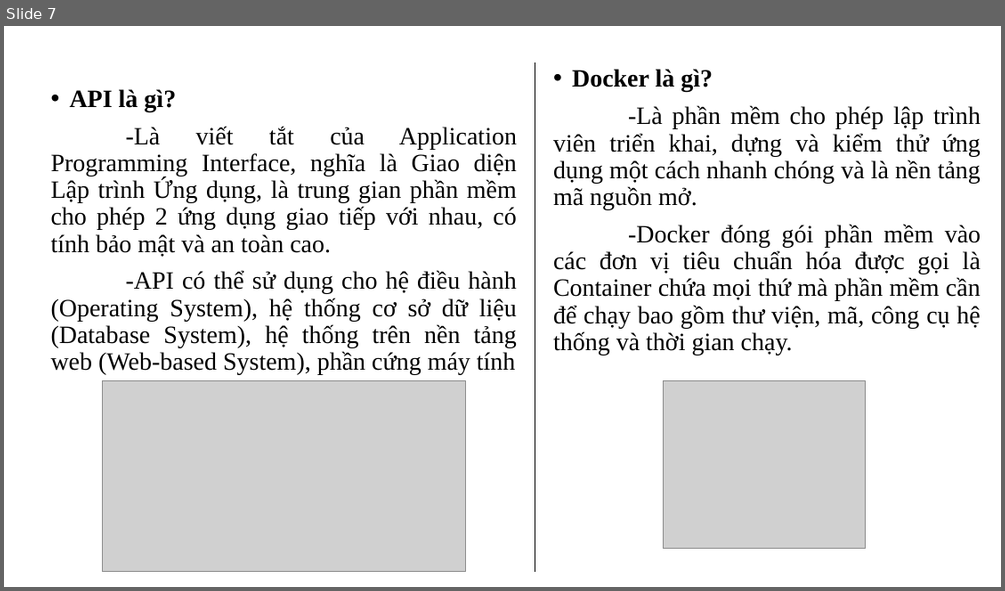
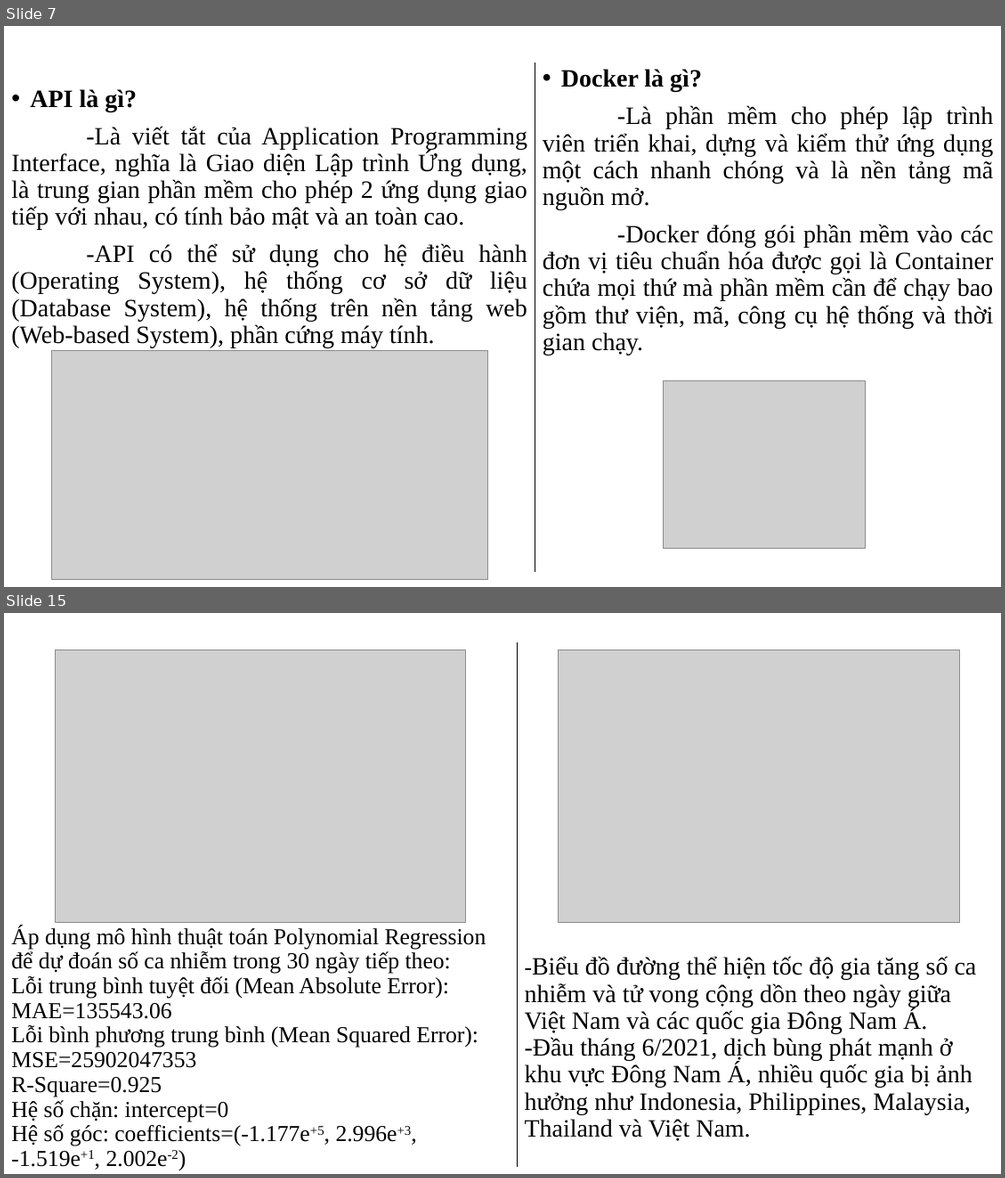
Before and after one commit to tanduy2407/Covid-19, a slide deck: data/DATH_HK1_2122_41502101_PhamHoangTanDuy.pptx. Shown one above the other, each under a label of ours: slide 7 before the commit, slides 7 and 15 after it; the slides between them are not shown. The pictures are 1005x591 and 1005x1178 pixels, drawn with LibreOffice and Linux fonts; fonts in the diff are those of the drawing; grey boxes stand for pictures; background and template pictures are left out. Boxes give left, top, right and bottom in pixels: in the first picture for what was removed or moved away, otherwise in the second. Text is boxed around its words. In the diff, an @@ line names an element or a change of style, - is before the commit and + after.

```diff
--- a/data/DATH_HK1_2122_41502101_PhamHoangTanDuy.pptx
+++ b/data/DATH_HK1_2122_41502101_PhamHoangTanDuy.pptx
@@ slide 15 added at bbox=[4, 613, 1001, 1174], background #FFFFFF @@
@@ picture added at bbox=[55, 649, 465, 922] @@
@@ line added from (517, 642) to (517, 1167), #000000 0.5 pt @@
@@ picture added at bbox=[558, 649, 961, 922] @@
@@ title added at bbox=[11, 925, 486, 1167], 22 pt, text #000000 @@
+Áp dụng mô hình thuật toán Polynomial Regression để dự đoán số ca nhiễm trong 30 ngày tiếp theo:
+Lỗi trung bình tuyệt đối (Mean Absolute Error): MAE=135543.06
+Lỗi bình phương trung bình (Mean Squared Error): MSE=25902047353
+R-Square=0.925
+Hệ số chặn: intercept=0
+Hệ số góc: coefficients=(-1.177e+5, 2.996e+3,
+-1.519e+1, 2.002e-2)
@@ text added at bbox=[525, 956, 977, 1141], 24 pt, text #000000 @@
+-Biểu đồ đường thể hiện tốc độ gia tăng số ca nhiễm và tử vong cộng dồn theo ngày giữa Việt Nam và các quốc gia Đông Nam Á.
+-Đầu tháng 6/2021, dịch bùng phát mạnh ở khu vực Đông Nam Á, nhiều quốc gia bị ảnh hưởng như Indonesia, Philippines, Malaysia, Thailand và Việt Nam.
@@ slide 7 changed as well @@
@@ text "Docker là gì?" rewrapped from bbox=[553, 69, 980, 354] to bbox=[542, 69, 994, 354] @@
@@ text "API là gì?": place and size @@
-text "API là gì?" at bbox=[51, 89, 517, 375]
+text "API là gì?" at bbox=[11, 89, 527, 347]
@@ text at bbox=[11, 243, 527, 347]: text changed @@
--API có thể sử dụng cho hệ điều hành (Operating System), hệ thống cơ sở dữ liệu (Database System), hệ thống trên nền tảng web (Web-based System), phần cứng máy tính
+-API có thể sử dụng cho hệ điều hành (Operating System), hệ thống cơ sở dữ liệu (Database System), hệ thống trên nền tảng web (Web-based System), phần cứng máy tính.
@@ picture: place and size @@
-picture at bbox=[102, 380, 465, 572]
+picture at bbox=[51, 350, 487, 579]
```
Also in this commit, not shown: 13 other slides changed, 3 other slides added, 10 slides removed, 11 other files.
